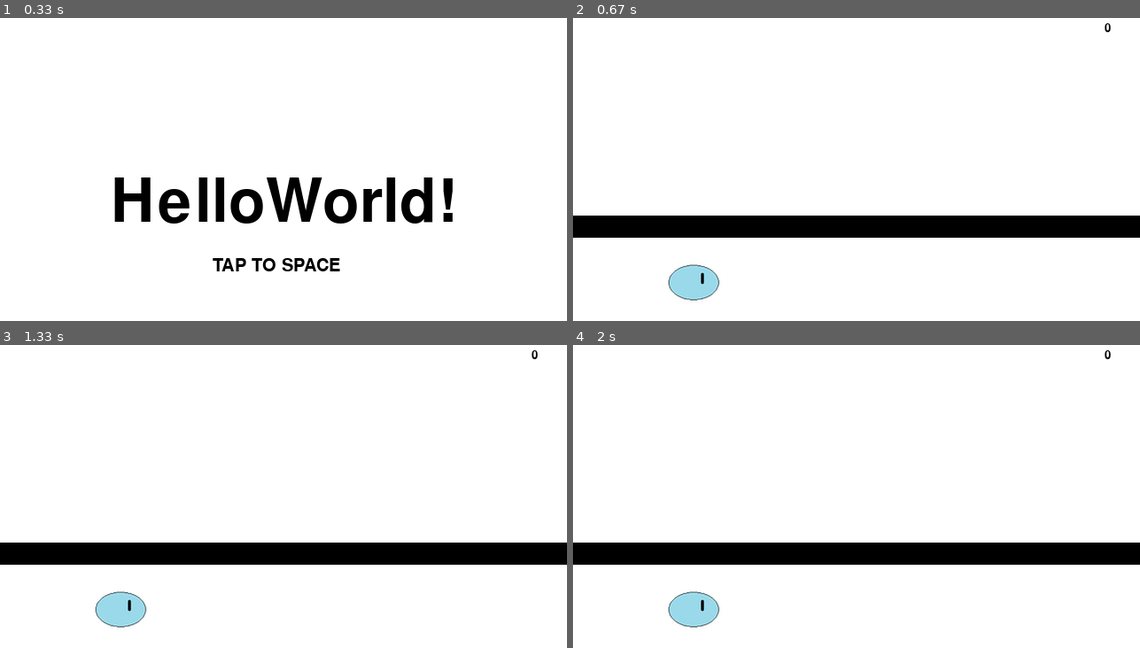
Above: before the commit, frames 1-4 (two rows, left to right).
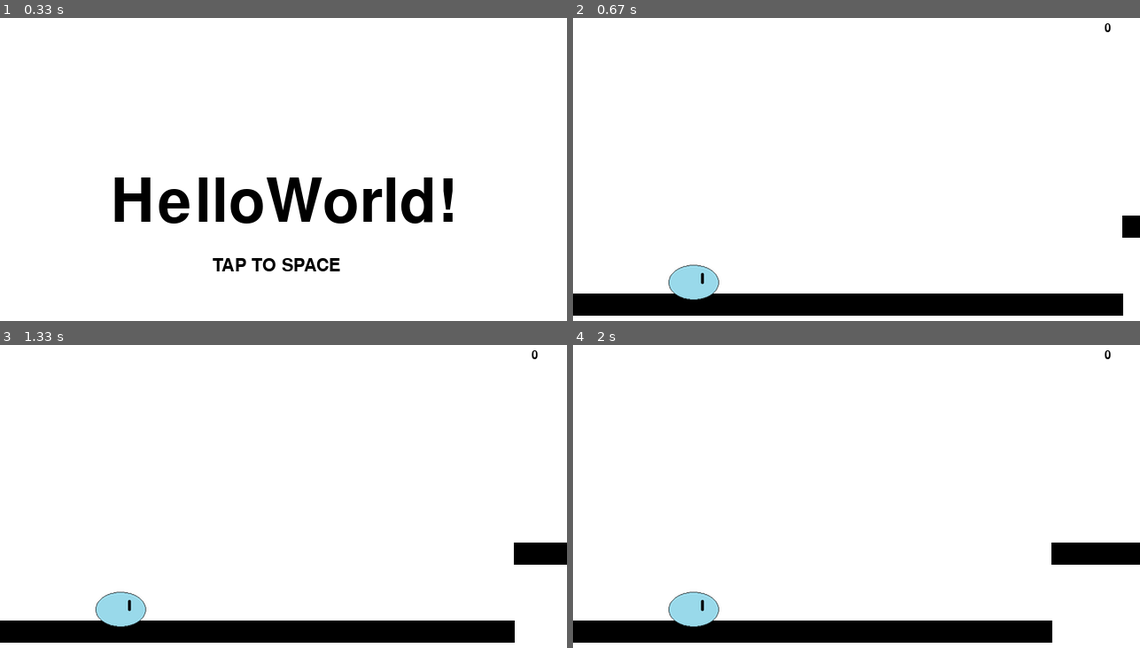
Above: after the commit, the same moments.

Repository: RENNKA08/python_pygame_HelloWorld-
Game: pygame game, started from mygame.py
Two runs of this game, one before a commit and one after it. Both use one fixed random seed, a clock stepped at 60 frames per second and the inputs below.
Inputs:
- Up to frame 1 (0.33 s): no input
- Up to frame 2 (0.67 s): tap Space at 0.33 s
- Up to frame 3 (1.33 s): no input
- Up to frame 4 (2 s): no input

Frame 1 is identical in both runs. In frame 2, 14% of the frame differs, in the area x 0-98%, y 65-99%; in frame 3, 13%; in frame 4, 12%.

Commit message:
ある程度できた

Diff:
--- a/mygame.py
+++ b/mygame.py
@@ -37,15 +37,9 @@
 # イメージを用意
 playerImg = pygame.image.load("sraim_alpha.png").convert_alpha()
 playerImg_rect = playerImg.get_rect()
-print(playerImg_rect.height)
+# print(playerImg_rect.height)
 
 # 初期化2
-while True:
-    x_load.append(i)
-    y_load.append(Y_std)
-    i += 1
-    if i == 641:
-        break
 # print(x_load)
 x = X_std
 x_move = 20  # 要変更
@@ -53,6 +47,12 @@
 y_move = playerImg_rect.height
 load_random = 0
 new_field = Y_std
+while True:
+    x_load.append(i)
+    y_load.append(Y_std + y_move)
+    i += 1
+    if i == 641:
+        break
 
 # ゲームループ
 while True:
@@ -82,7 +82,8 @@
 
 while True:
     screen.fill((255, 255, 255))
-
+    flag_finish = False
+    flag1 = False
     # 距離
     load_length = sysfont2.render(format(int(time/100)), True, (0, 0, 0))
     screen.blit(load_length, (600, 10))
@@ -137,15 +138,24 @@
         if event.type == KEYDOWN:
             if event.key == K_UP:
                 if y != Y_std - y_move:
-                    x += x_move
                     y -= y_move
             if event.key == K_DOWN:
                 if y != Y_std + y_move:
-                    x -= x_move
                     y += y_move
-
+        m = 0
+        while True:
+            if m == 0:
+                m = 89
+            m += 1
+            if (y + y_move) == y_load[m]:
+                break
+            if m == 200:
+                flag_finish = True
+                break
         if event.type == QUIT:
             sys.exit()
         if event.type == KEYDOWN:  # 終了イベント
             if event.key == K_ESCAPE:
                 sys.exit()
+        if flag_finish:
+            sys.exit()
